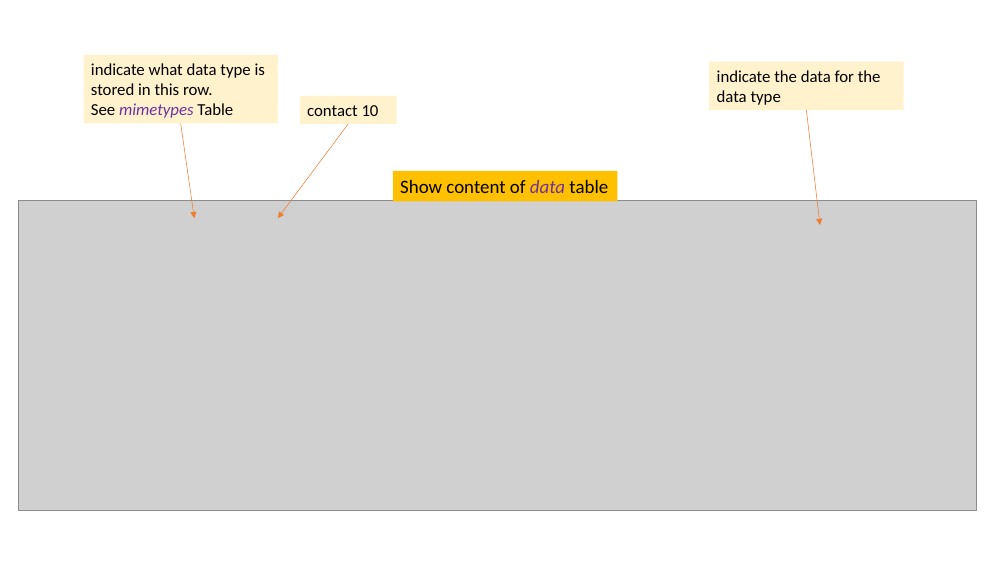
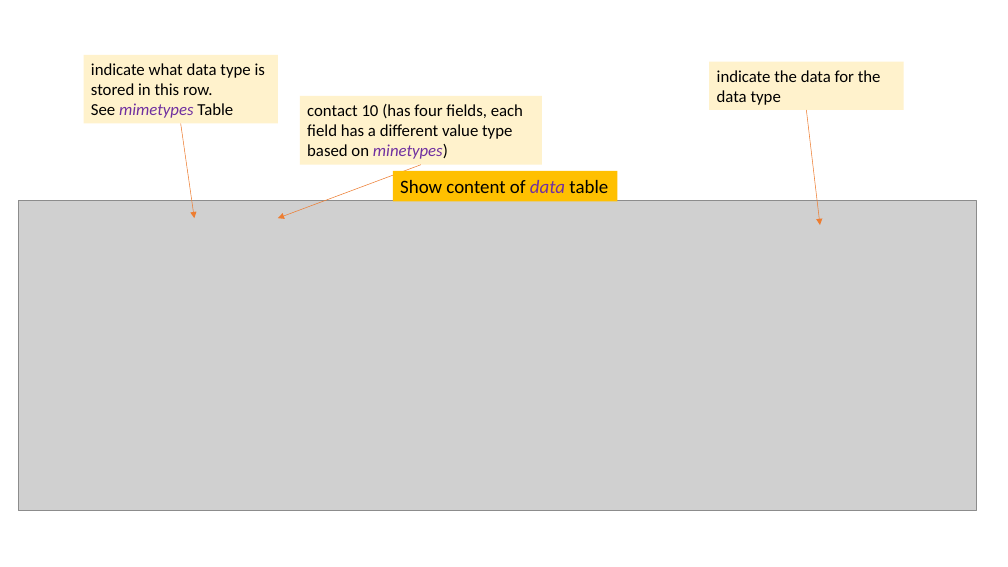
Before and after one commit to frankwxu/digital-forensics-lab, a slide deck: slide 15 of Andriod10/5_1_2_AOSP_App_Investigations_Contacts.pptx. Drawn at 1008x567 pixels with LibreOffice and Linux fonts; fonts in the diff are those of the drawing; grey boxes stand for pictures; background and template pictures are left out. Boxes give left, top, right and bottom in pixels: in the first picture for what was removed or moved away, otherwise in the second. Text is boxed around its words. In the diff, an @@ line names an element or a change of style, - is before the commit and + after.

```diff
--- a/Andriod10/5_1_2_AOSP_App_Investigations_Contacts.pptx
+++ b/Andriod10/5_1_2_AOSP_App_Investigations_Contacts.pptx
@@ rectangle "contact 10 (has four fields, ...": place and size @@
-rectangle "contact 10 (has four fields, ..." at bbox=[300, 96, 397, 124]
+rectangle "contact 10 (has four fields, ..." at bbox=[300, 96, 542, 165]
@@ text in rectangle at bbox=[307, 104, 523, 159]: text changed @@
-contact 10
+contact 10 (has four fields, each field has a different value type based on minetypes)
@@ arrow moved from (349, 124) - (278, 219) to (421, 165) - (278, 219) @@
```
Also in this commit, not shown: 3 other slides changed, 3 other files.
